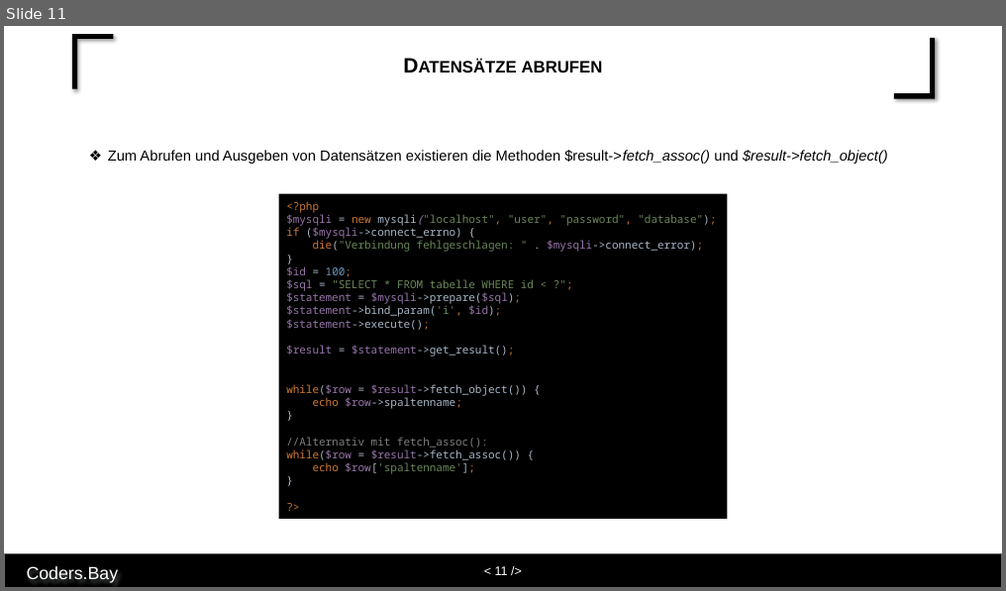
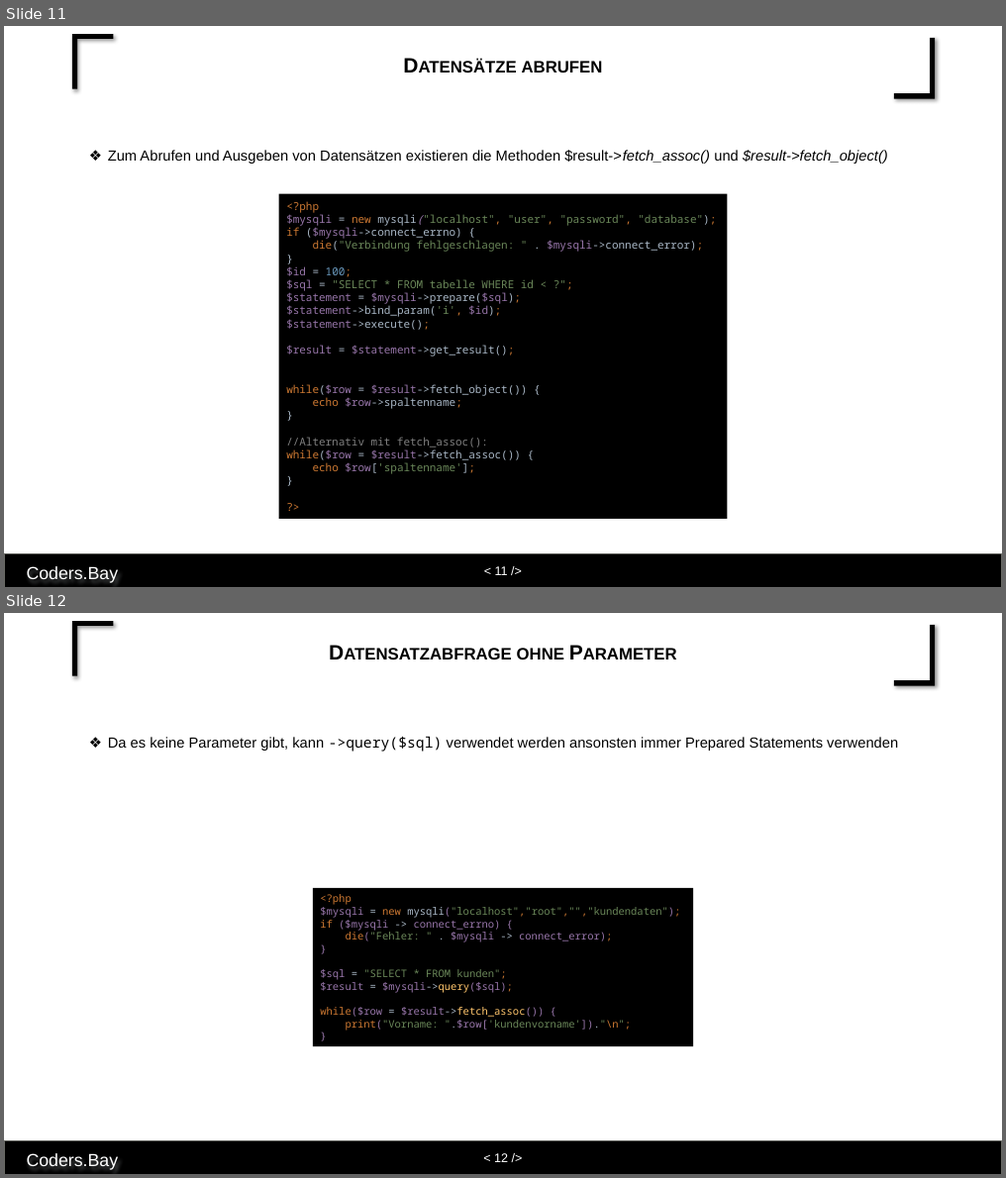
Before and after one commit to RebiRotti/cb-web-basic-unterlagen, a slide deck: Folien - Trainerleitfaden/Einheit 20 PHP.pptx. Shown one above the other, each under a label of ours: slide 11 before the commit, slides 11 and 12 after it. The pictures are 1006x591 and 1006x1178 pixels, drawn with LibreOffice and Linux fonts; fonts in the diff are those of the drawing. Boxes give left, top, right and bottom in pixels: in the first picture for what was removed or moved away, otherwise in the second. Text is boxed around its words. In the diff, an @@ line names an element or a change of style, - is before the commit and + after.

```diff
--- a/Folien - Trainerleitfaden/Einheit 20 PHP.pptx
+++ b/Folien - Trainerleitfaden/Einheit 20 PHP.pptx
@@ slide 12 added at (x1=4, y1=613, x2=1002, y2=1174), background #FFFFFF; not listed: 4 template elements that a slide beside it also shows @@
@@ title added at (x1=517, y1=648, x2=564, y2=660), 20 pt, text #000000, bold, small capitals @@
+Datensatzabfrage ohne Parameter
@@ text added at (x1=108, y1=736, x2=898, y2=752), 14 pt, text #000000 @@
+❖ Da es keine Parameter gibt, kann ->query($sql) verwendet werden ansonsten immer Prepared Statements verwenden
@@ rectangle added at (x1=313, y1=888, x2=693, y2=1048), fill #000000, 10 pt, text #9876AA @@
+<?php
+$mysqli = new mysqli("localhost","root","","kundendaten");
+if ($mysqli -> connect_errno) {
+die("Fehler: " . $mysqli -> connect_error);
+}
+$sql = "SELECT * FROM kunden";
+$result = $mysqli->query($sql);
+while($row = $result->fetch_assoc()) {
+print("Vorname: ".$row['kundenvorname'])."\n";
+}
```
Also in this commit, not shown: 1 other file.
